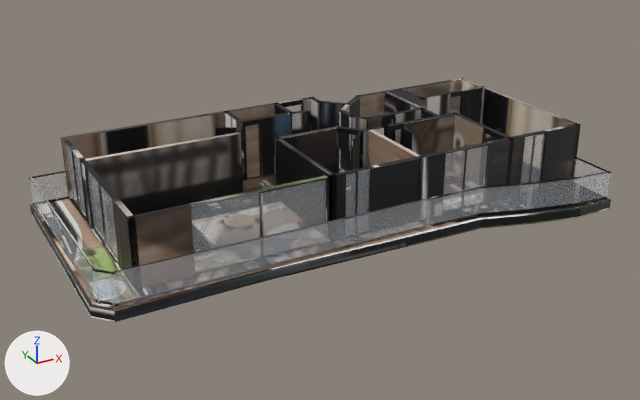
A saved change to the glTF model akasya-3d/kent-40/model.glb.
The view is the same before and after, from a 50 mm camera at (-13.91, -25.12, 12.64) aimed at (-0.25, -0.28, 0.22). The axes (+X, +Y, +Z) are drawn at lower left. The lights are the same throughout. The picture after the commit comes second. Where no turn or scale is listed for an object, it has been applied to the vertices. Vertices at exactly the same position are counted once.
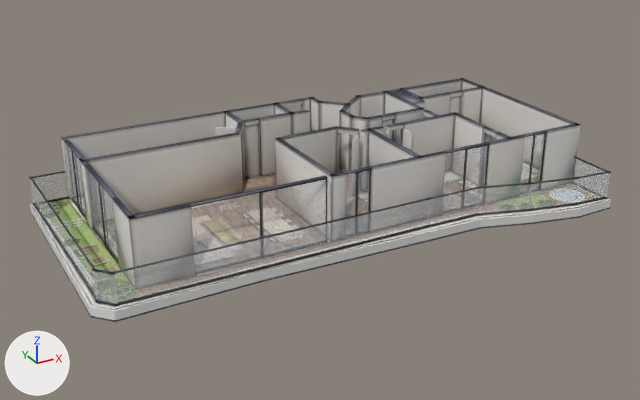
Boxes (x1, y1, x2, y2) around the edits, measured in the pictures (640 x 400 px):
'Mesh_0', surface changed (black to grey): (29, 78, 611, 322) in both
part 1 of me_mesh_0, reshaped (mostly hidden before): before (33, 99, 606, 204); after (33, 91, 581, 270)
part 2 of me_mesh_0, surface changed (lighter): (29, 78, 608, 322) in both

Edits to the bpy script that builds the scene:
```text
Change mat_baked:
    where n3 = _N.new('ShaderNodeMapping'); n3.name = 'Mapping'
    n3.inputs[1].default_value: (0.00141, -13.16, 0.0) -> (0.00125, -14.97, 0.0)  # 'Location'
    n3.inputs[3].default_value: (15.96, 14.04, 1.0) -> (13.37, 15.97, 1.0)  # 'Scale'
Change me_mesh_0:
    used by ob_mesh_0; location = (-9.18, 4.77, -0.36)
    remove me_mesh_0.from_pydata(...)  # 3182 vertices, 5736 faces; spans x 0.0..18.3, y -9.6..0.0, z 0.0..2.6
    add me_mesh_0.from_pydata(...)  # 3997 vertices, 7458 faces; spans x 0.0..18.3, y -9.6..0.0, z 0.0..2.6
    me_mesh_0 part 1: 19 vertices moved within x 1.6..18.1, y -7.7..-0.1, z 0.0..0.4; 6 vertices removed from x 9.8, y -0.3..-0.1, z 0.4..2.6; 821 vertices added at x 1.4..18.3, y -7.8..0.0, z 0.0..2.6
    me_mesh_0 part 2: 4038 kept faces spanning x 0.0..18.2, y -9.6..0.0, z 0.0..2.6 get new texture (UV) coordinates
```
